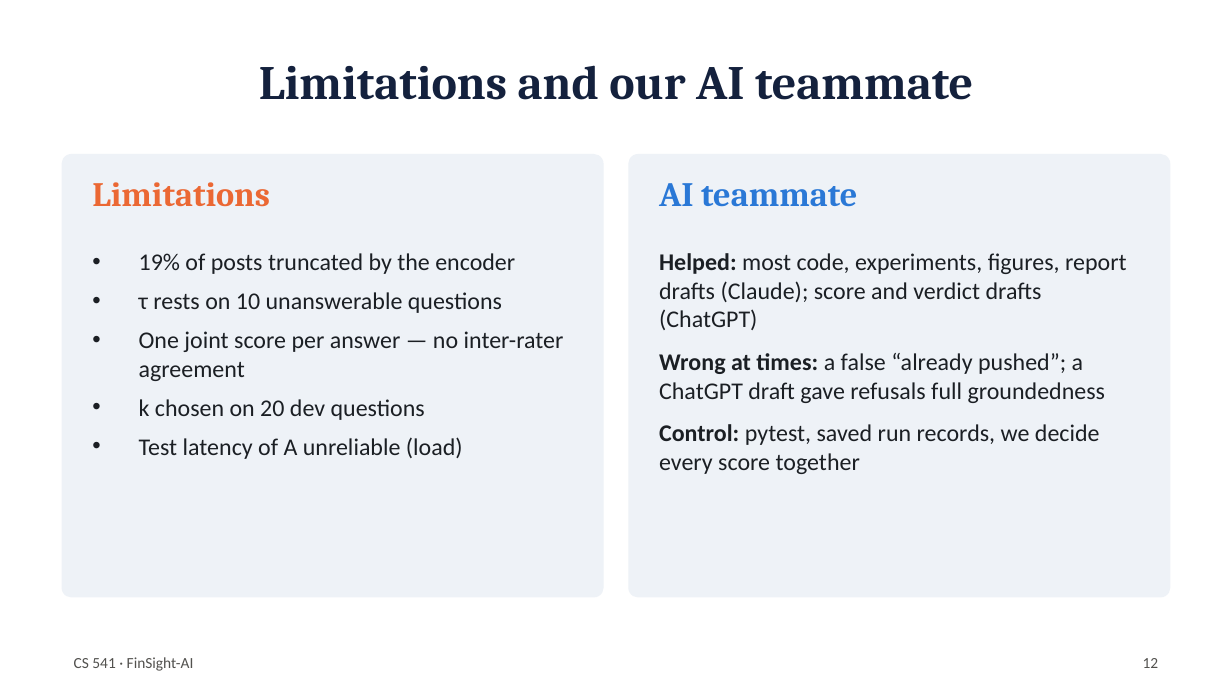
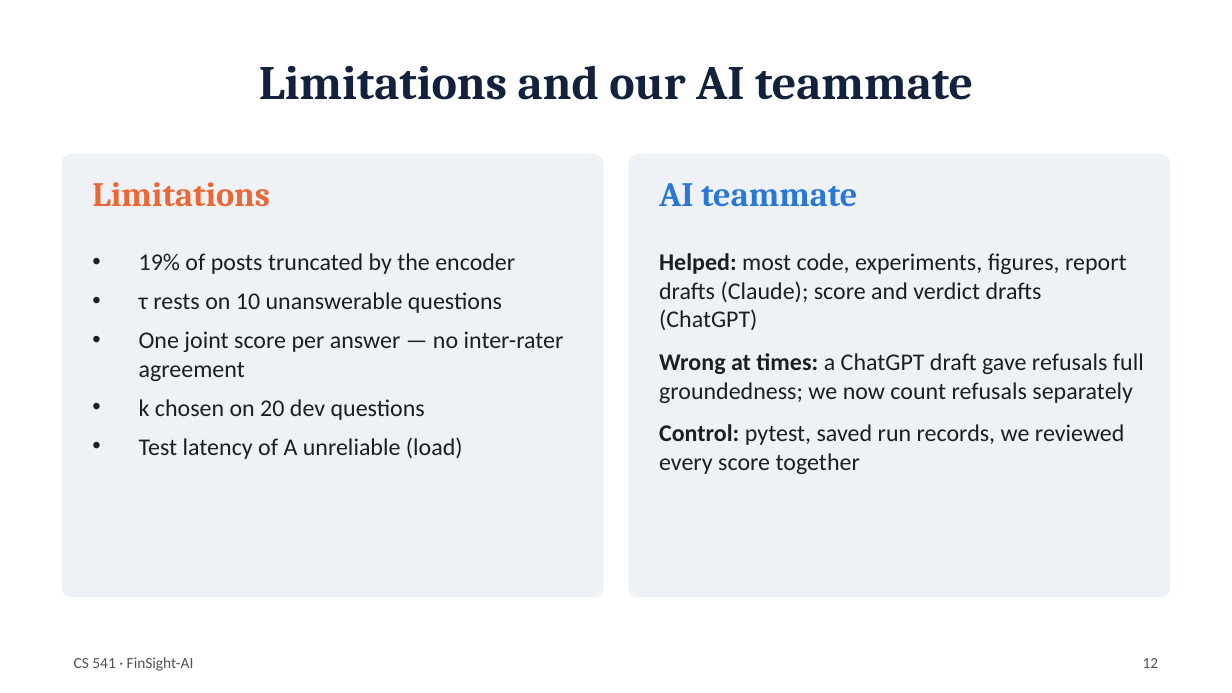
Before and after one commit to fafacannon5/FinSight-AI, a slide deck: slide 12 of report/FinSight-AI_slides.pptx. Drawn at 1232x693 pixels with LibreOffice and Linux fonts; fonts in the diff are those of the drawing. Boxes give left, top, right and bottom in pixels: in the first picture for what was removed or moved away, otherwise in the second. Text is boxed around its words. In the diff, an @@ line names an element or a change of style, - is before the commit and + after.

```diff
--- a/report/FinSight-AI_slides.pptx
+++ b/report/FinSight-AI_slides.pptx
@@ text at (659, 353, 1144, 474): text changed @@
-• Wrong at times: a false “already pushed”; a ChatGPT draft gave refusals full groundedness
-• Control: pytest, saved run records, we decide every score together
+• Wrong at times: a ChatGPT draft gave refusals full groundedness; we now count refusals separately
+• Control: pytest, saved run records, we reviewed every score together
```
Also in this commit, not shown: 4 other slides changed, 7 other files.
